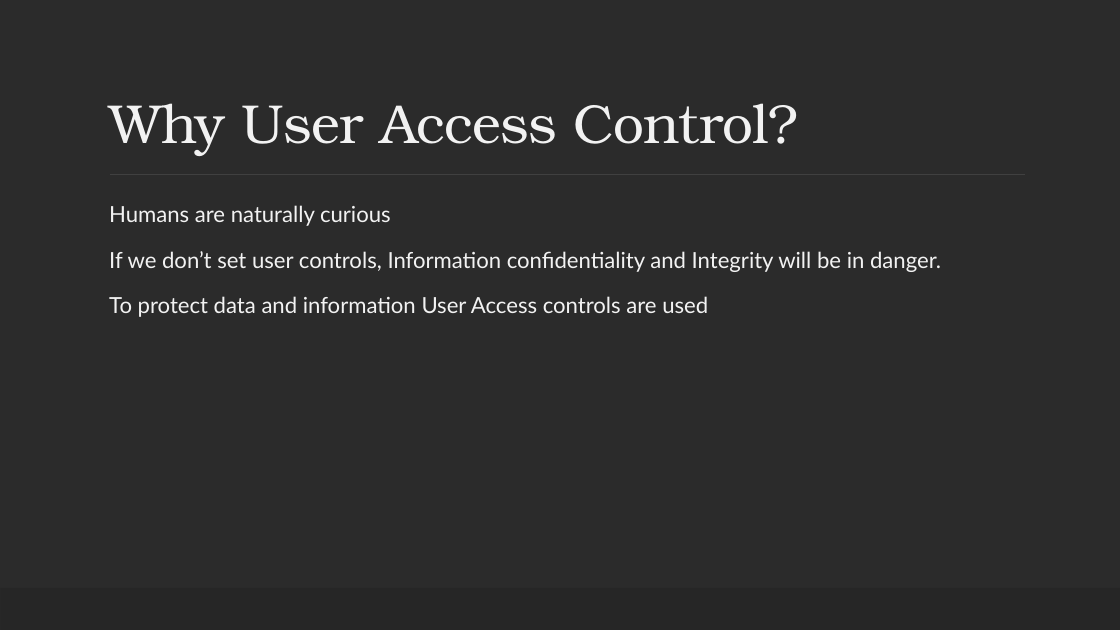
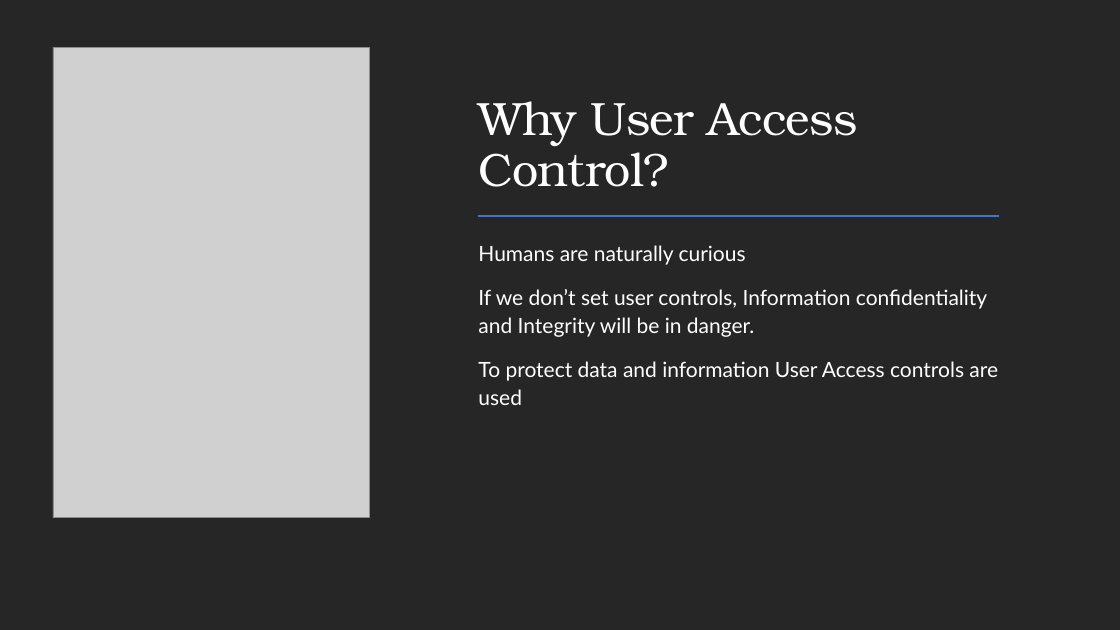
Before and after one commit to ronnie-1947/access-control-ppt, a slide deck: slide 37 of Access Control.pptx. Drawn at 1120x630 pixels with LibreOffice and Linux fonts; fonts in the diff are those of the drawing; grey boxes stand for pictures; background and template pictures are left out; a plain dark background stands for a picture behind light text. Boxes give left, top, right and bottom in pixels: in the first picture for what was removed or moved away, otherwise in the second. Text is boxed around its words. In the diff, an @@ line names an element or a change of style, - is before the commit and + after.

```diff
--- a/Access Control.pptx
+++ b/Access Control.pptx
@@ rectangle added at (x1=0, y1=0, x2=1120, y2=630), fill #262626 @@
@@ picture added at (x1=53, y1=48, x2=369, y2=518) @@
@@ title "Why User Access Control?" moved from (x1=109, y1=103, x2=798, y2=156) to (x1=478, y1=101, x2=858, y2=187) @@
@@ title "Why User Access Control?" at (x1=478, y1=101, x2=858, y2=187): size 47 to 40 pt, text colour #F2F2F2 to #FFFFFF @@
@@ line removed from (110, 175) to (1026, 175) @@
@@ text "Humans are naturally curious" moved from (x1=109, y1=205, x2=941, y2=317) to (x1=478, y1=245, x2=998, y2=405) @@
@@ text "Humans are naturally curious" at (x1=478, y1=245, x2=998, y2=405): size 19 to 18 pt, text colour #F2F2F2 to #FFFFFF @@
@@ line added from (478, 216) to (999, 216), #4472C4 1.5 pt @@
```
Also in this commit, not shown: 29 other slides changed, 1 slide added.
